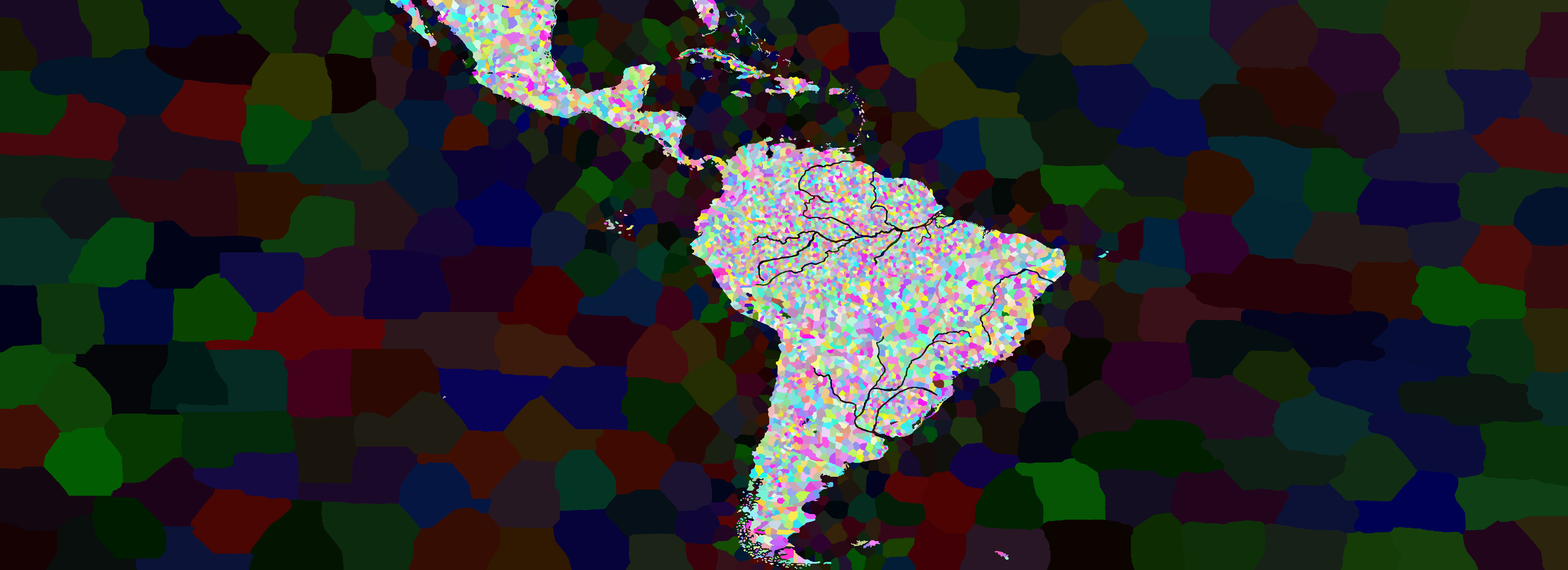
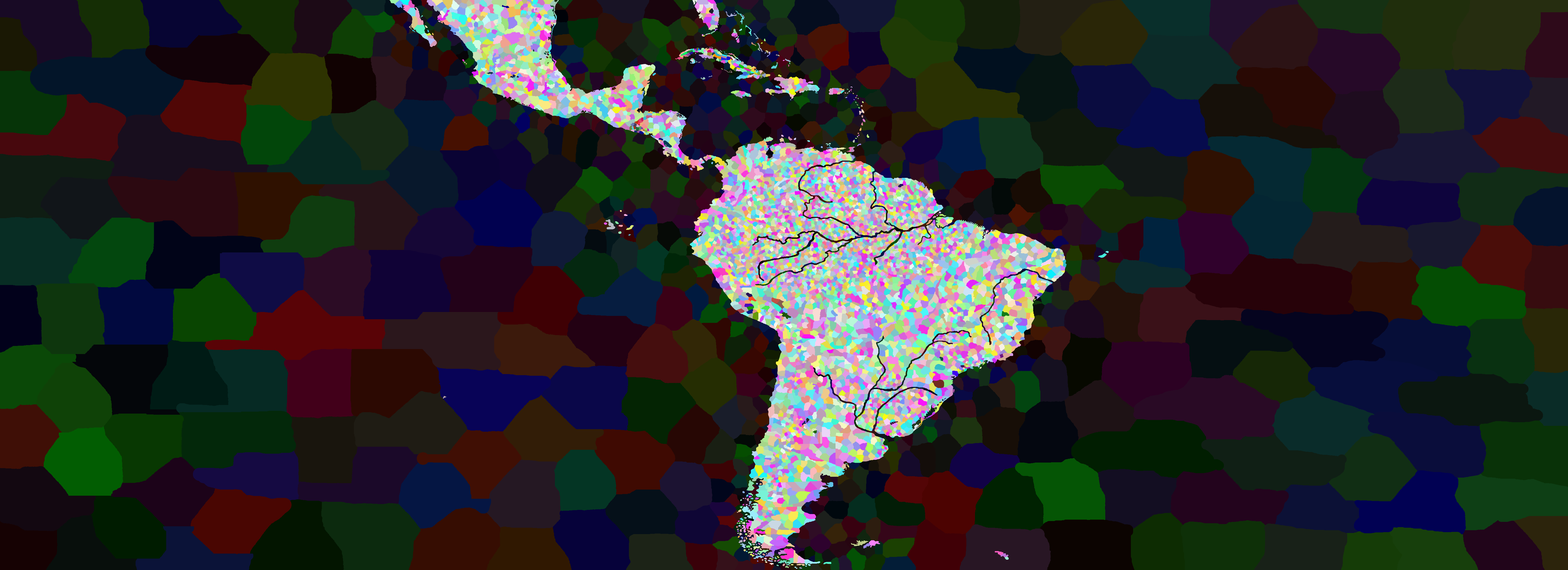
Revision of a layered 1568 × 570 image; what changed, layer by layer:
painted on "图层 0" over [630, 110, 667, 135]
